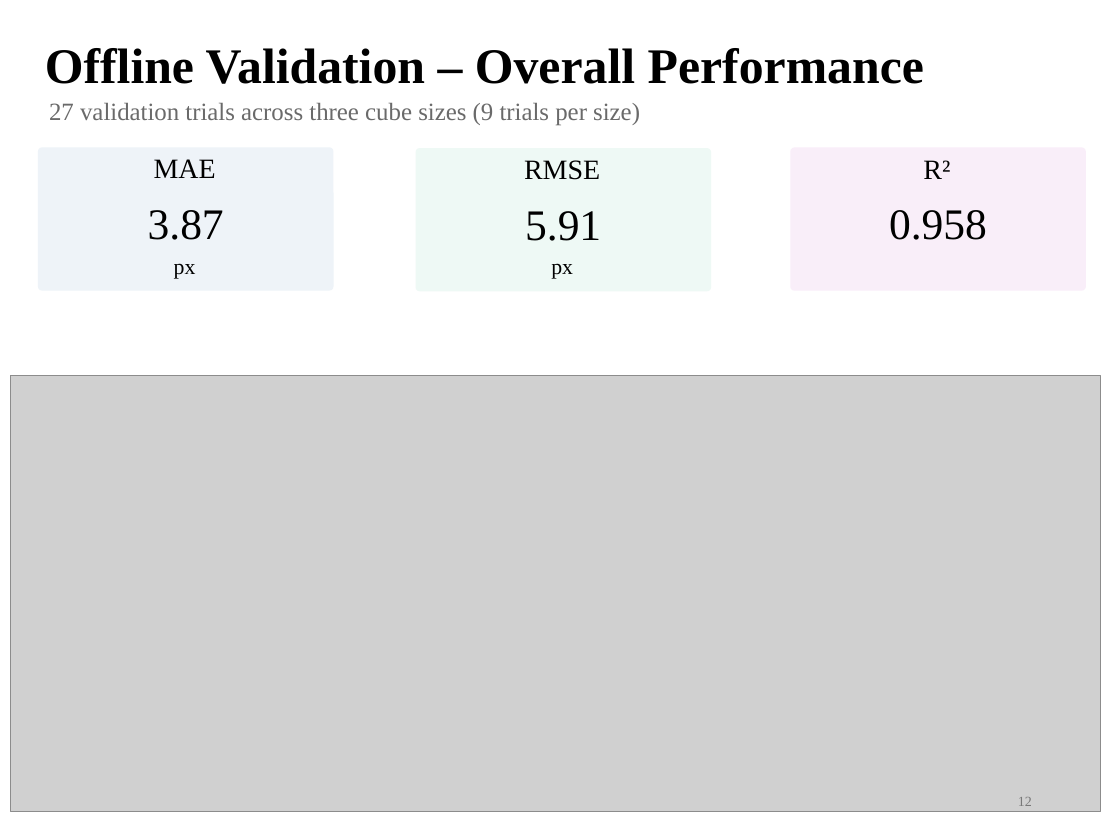
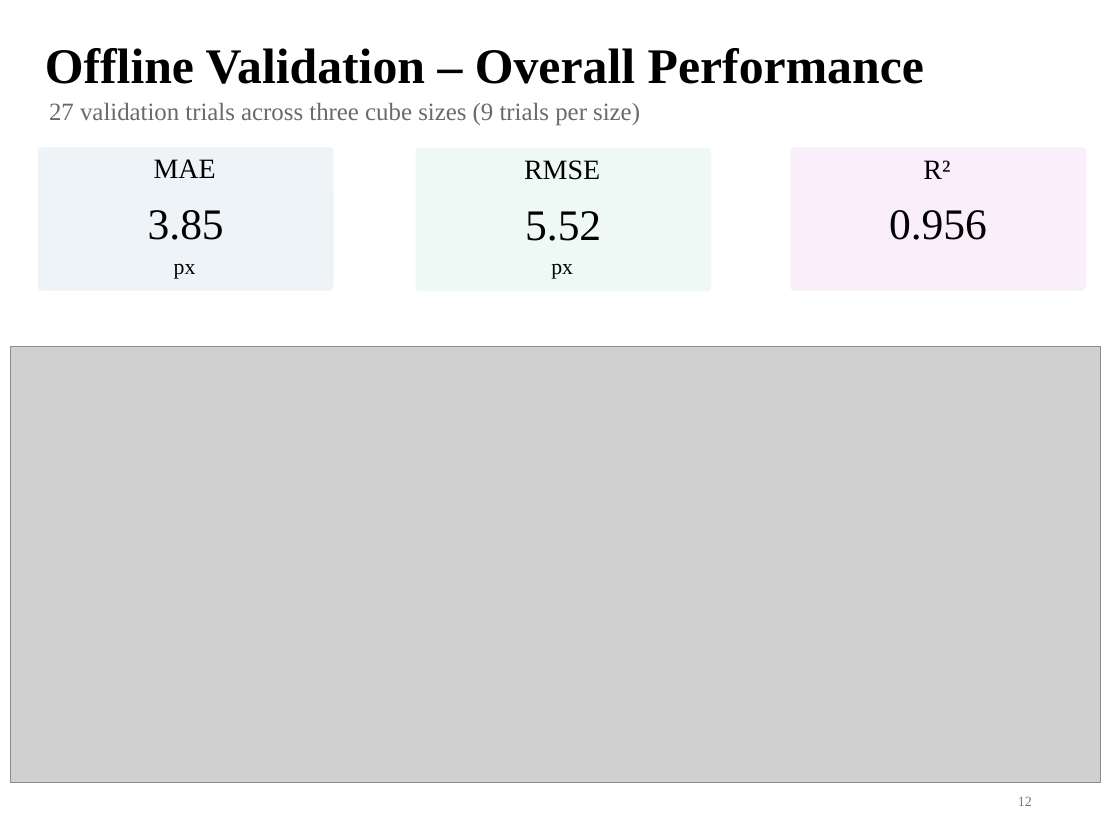
Before and after one commit to DiXiQing/Multimodal_Imitation_Learning, a slide deck: slide 12 of Zemi/2026-10-28v2-Di.pptx. Drawn at 1120x840 pixels with LibreOffice and Linux fonts; fonts in the diff are those of the drawing; grey boxes stand for pictures. Boxes give left, top, right and bottom in pixels: in the first picture for what was removed or moved away, otherwise in the second. Text is boxed around its words. In the diff, an @@ line names an element or a change of style, - is before the commit and + after.

```diff
--- a/Zemi/2026-10-28v2-Di.pptx
+++ b/Zemi/2026-10-28v2-Di.pptx
@@ text at [148, 210, 224, 240]: text changed @@
-3.87
+3.85
@@ text at [525, 211, 601, 241]: text changed @@
-5.91
+5.52
@@ text at [889, 210, 987, 240]: text changed @@
-0.958
+0.956
@@ picture: place and size @@
-picture at [11, 376, 1101, 812]
+picture at [11, 346, 1101, 782]
```
Also in this commit, not shown: 12 other slides changed, 2 slides added, 1 slide removed, 24 other files.
